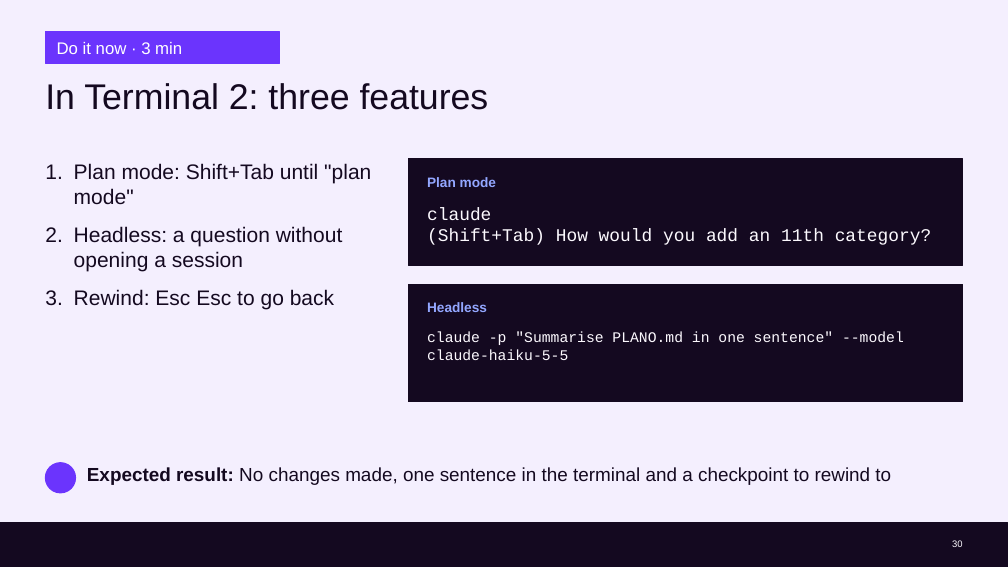
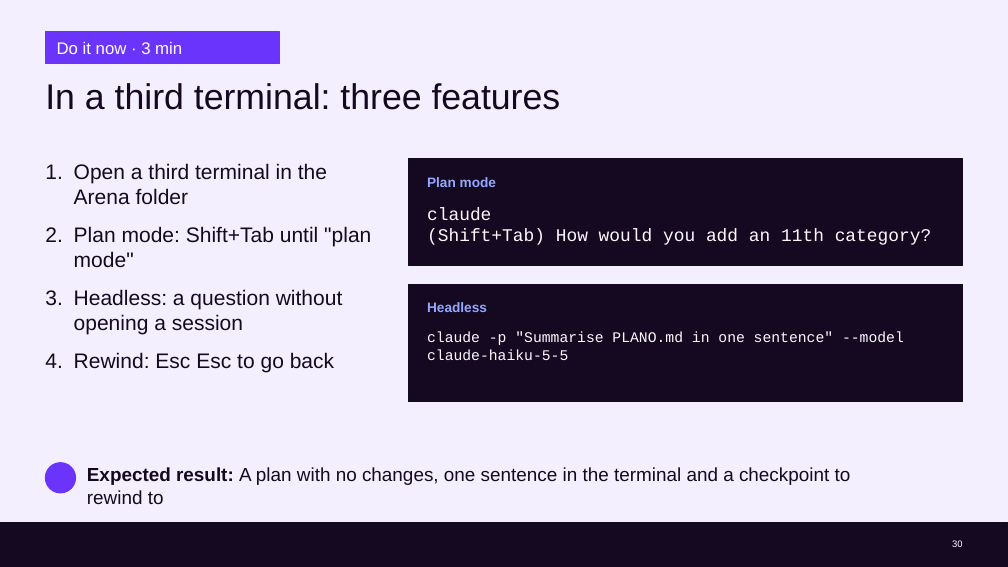
Before and after one commit to cx-guilherme-pinto/workshop-claude, a slide deck: slide 30 of slides/workshop.en.pptx. Drawn at 1008x567 pixels with LibreOffice and Linux fonts; fonts in the diff are those of the drawing; background and template pictures are left out. Boxes give left, top, right and bottom in pixels: in the first picture for what was removed or moved away, otherwise in the second. Text is boxed around its words. In the diff, an @@ line names an element or a change of style, - is before the commit and + after.

```diff
--- a/slides/workshop.en.pptx
+++ b/slides/workshop.en.pptx
@@ title at (45, 83, 561, 110): text changed @@
-In Terminal 2: three features
+In a third terminal: three features
@@ text at (74, 163, 327, 205): paragraph added @@
+1. Open a third terminal in the Arena folder
@@ text at (87, 467, 851, 504): text changed @@
-Expected result: No changes made, one sentence in the terminal and a checkpoint to rewind to
+Expected result: A plan with no changes, one sentence in the terminal and a checkpoint to rewind to
```
Also in this commit, not shown: 32 other slides changed, 12 other files.
